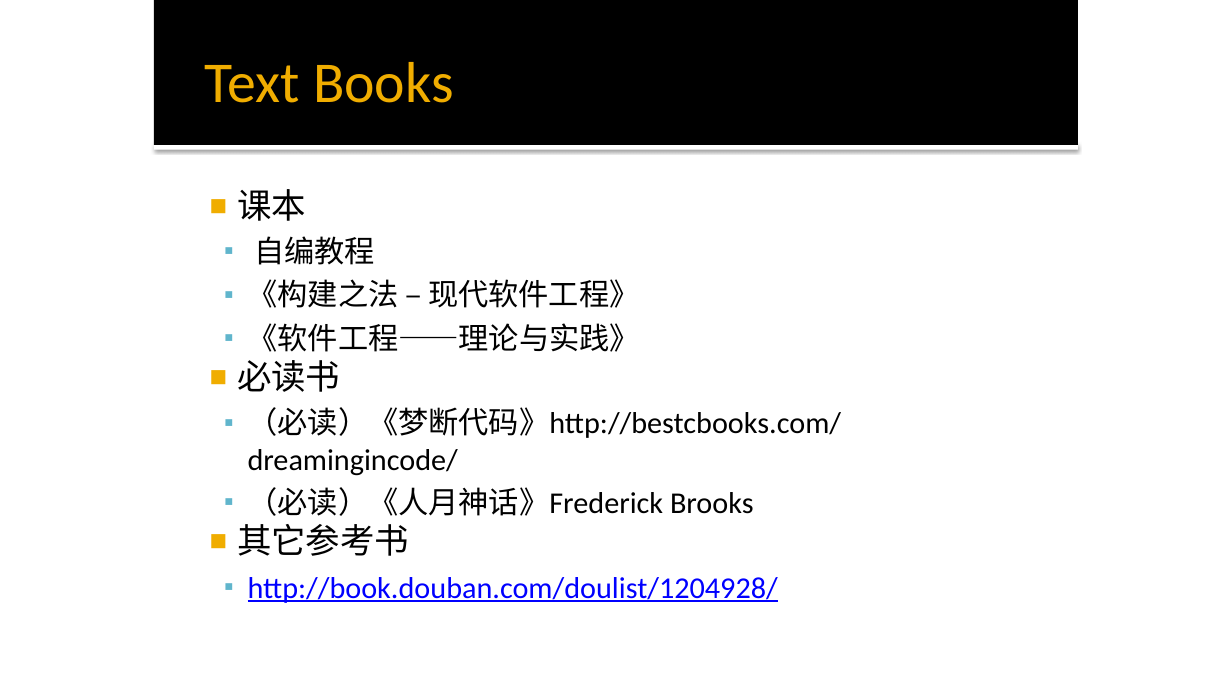
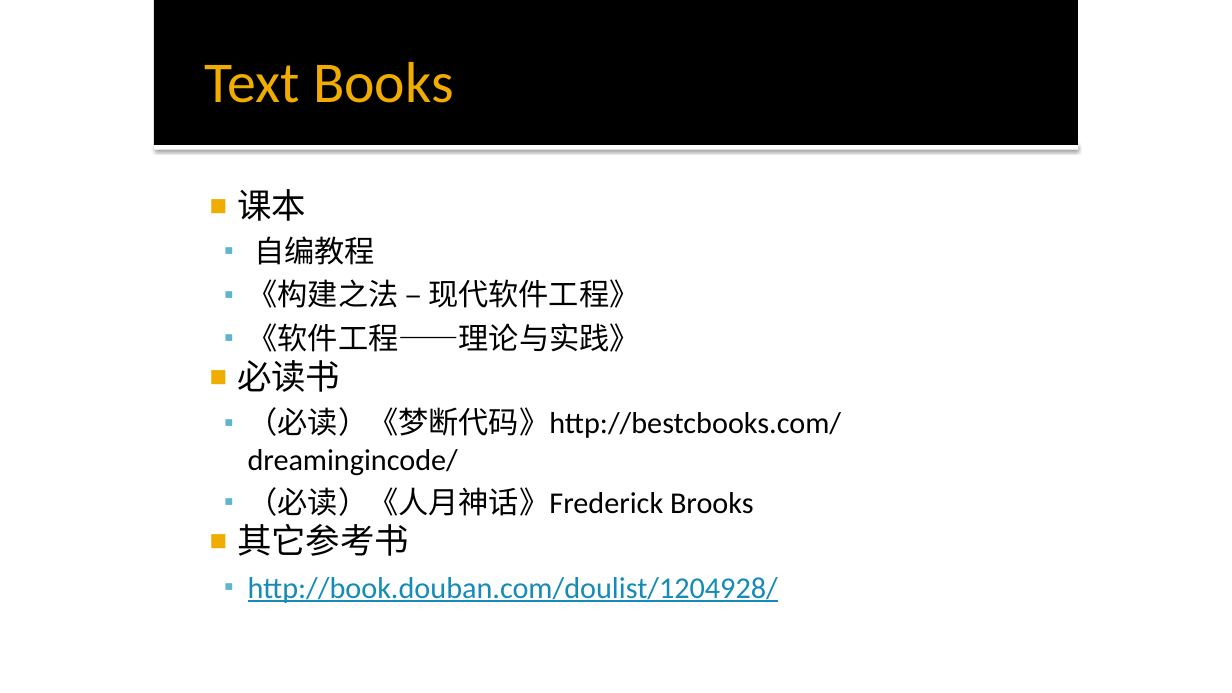
Before and after one commit to mengning/se, a slide deck: slide 19 of ppt/软件工程-码农的自我修养.pptx (slide 18 before the commit). Drawn at 1232x693 pixels with LibreOffice and Linux fonts; fonts in the diff are those of the drawing. Boxes give left, top, right and bottom in pixels: in the first picture for what was removed or moved away, otherwise in the second. Text is boxed around its words. In the diff, an @@ line names an element or a change of style, - is before the commit and + after.

```diff
--- a/ppt/软件工程-码农的自我修养.pptx
+++ b/ppt/软件工程-码农的自我修养.pptx
@@ text at (248,577,778,603): text colour #0000FF to #168BBA in "http://book.douban.com/doulist/1204928/" @@
```
Also in this commit, not shown: 4 other slides changed, 1 slide added.
